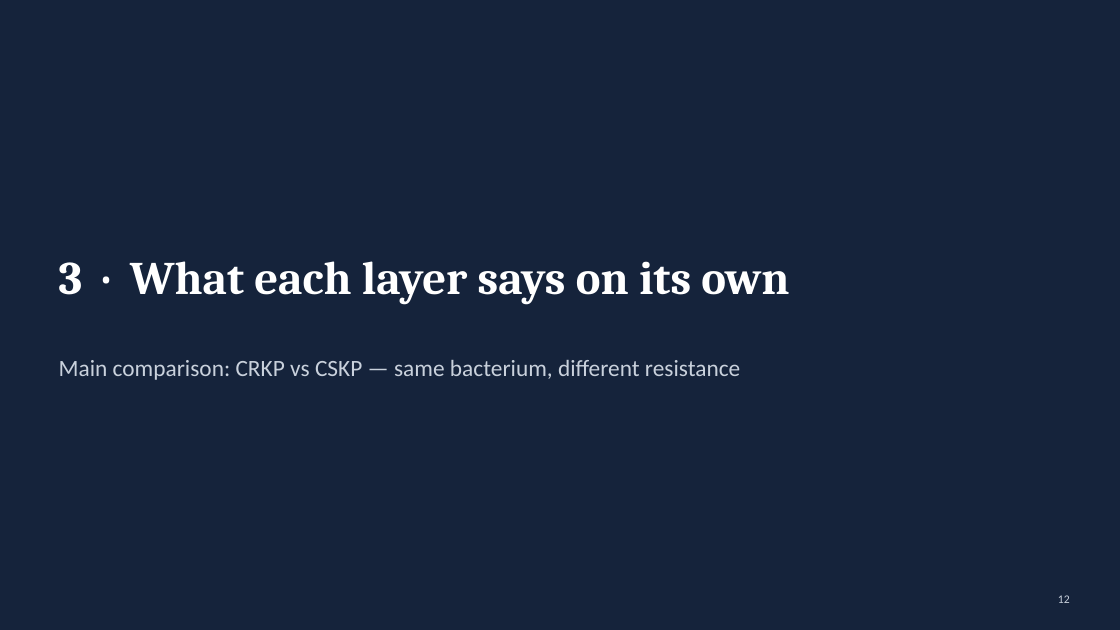
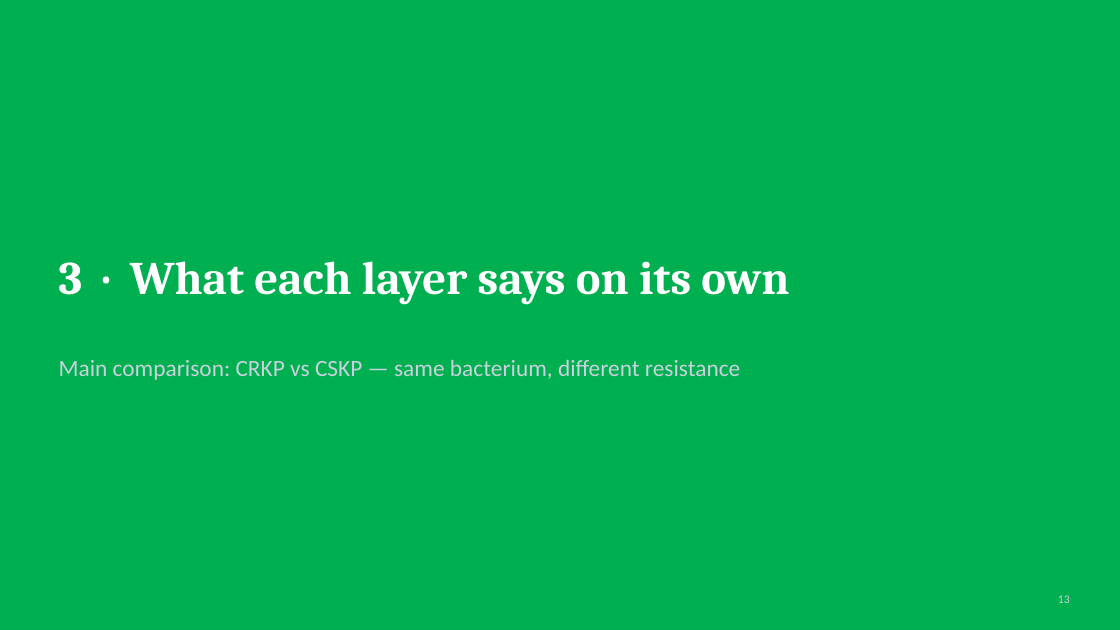
Before and after one commit to biosustain/dsp_multiomics_workshop, a slide deck: slide 13 of slides/01_workshop_introduction.pptx (slide 12 before the commit). Drawn at 1120x630 pixels with LibreOffice and Linux fonts; fonts in the diff are those of the drawing. Boxes give left, top, right and bottom in pixels: in the first picture for what was removed or moved away, otherwise in the second. Text is boxed around its words. In the diff, an @@ line names an element or a change of style, - is before the commit and + after.

```diff
--- a/slides/01_workshop_introduction.pptx
+++ b/slides/01_workshop_introduction.pptx
@@ background #15233B to #00B050 @@
@@ page number at (1058,595,1070,603): text changed @@
-12
+13
```
Also in this commit, not shown: 11 other slides changed, 2 slides added, 2 slides removed.
